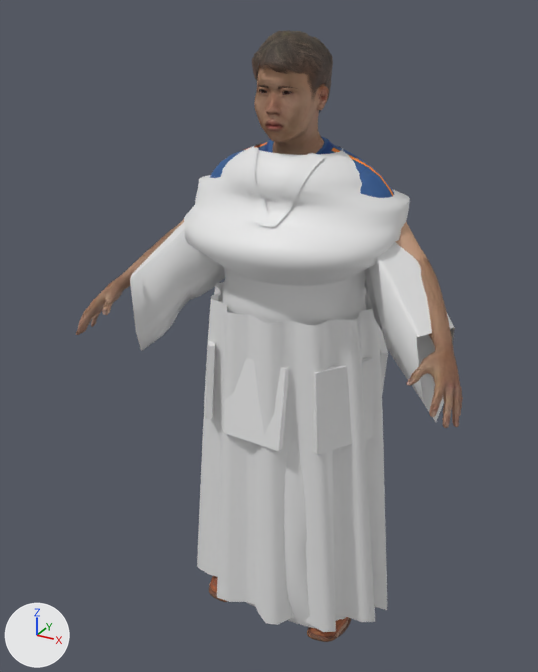
The glTF model HistoryShift/assets/characters/mh/m05.gltf, before and after one commit.
Rendered twice from a 50 mm camera at (0.826, -1.658, 1.662) aimed at (-0.052, -0.062, 0.865). Arrows for +X, +Y and +Z are at lower left; the lights stay in place. The first picture is the older version. Vertices at exactly the same position are counted once.

Objects in the first picture: 'm05.body', 'm05.eyebrow001', 'm05.male_casualsuit04', 'm05.short02', 'm05_bodyw', 'm05_garment_armor', 'm05_garment_eri', 'm05_garment_hakama', 'm05_garment_kosode', 'm05_garment_robe' and 1 more.
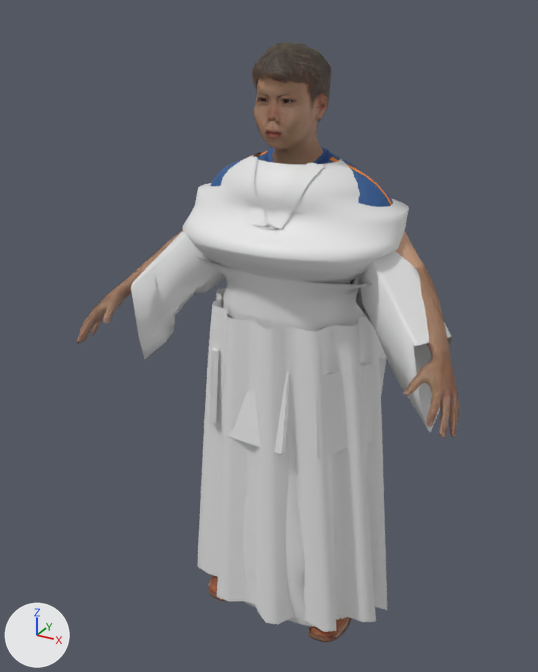
Changed parts and their boxes [x1, y1, x2, y2] in the pictures (538 x 672 px; the box of a moved part takes in the faces that stretch with it):
'm05_garment_kosode', reshaped: before [130, 143, 455, 422]; after [131, 152, 452, 433]
'm05_garment_armor', reshaped: before [205, 267, 388, 454]; after [196, 255, 386, 458]
'm05.body', reshaped: before [76, 67, 463, 637]; after [77, 75, 460, 638]
'm05.short02', reshaped: before [252, 30, 333, 112]; after [252, 42, 331, 122]
'm05.male_casualsuit04', reshaped: before [210, 137, 394, 198]; after [211, 147, 393, 284]
'm05.eyebrow001', deleted: before [260, 85, 293, 89]
'm05.eyebrow007', added: after [263, 94, 288, 97]
part 1 of me_base, moved or reshaped: before [76, 67, 463, 428]; after [77, 75, 460, 438]
part 4 of me_base_001, moved or reshaped (not visible afterwards): before [256, 65, 286, 154]
part 6 of me_do, moved or reshaped: before [379, 327, 388, 393]; after [378, 339, 386, 393]
part 7 of me_do, moved or reshaped: before [205, 341, 215, 419]; after [209, 347, 219, 423]
part 8 of me_do, moved or reshaped: before [223, 358, 289, 451]; after [226, 373, 289, 454]
part 9 of me_do, moved or reshaped: before [313, 357, 374, 454]; after [316, 361, 373, 458]
part 10 of me_do, moved or reshaped: before [223, 267, 366, 325]; after [196, 255, 372, 331]

The change, as a list of edits to the scene's bpy script:
```text
Add mat_m05_eyebrow007:
    mat_m05_eyebrow007 = bpy.data.materials.new('m05.eyebrow007')
    # uses the picture img_eyebrow007
Change me_base:
    remove me_base.from_pydata(...)  # 13380 vertices, 26756 faces; spans x -0.52..0.52, y -0.33..0.1, z 0.0..1.6
    add me_base.from_pydata(...)  # 13380 vertices, 26756 faces; spans x -0.52..0.52, y -0.33..0.09, z 0.0..1.58
    me_base part 1: 10968 of the vertices in x -0.52..0.52, y -0.33..0.1, z 0.28..1.6 are multiplied about their middle by the matrix ((0.992, 0.0, 0.0), (0.0, 0.998, 0.001), (0.0, 0.016, 0.998)), then moved by (0.0, 0.0, -0.02)
    other edits to the shape of me_base do not show in these pictures
Change me_male_casualsuit04:
    remove me_male_casualsuit04.from_pydata(...)  # 1696 vertices, 3240 faces; spans x -0.26..0.26, y -0.143..0.11, z 0.059..1.376
    add me_male_casualsuit04.from_pydata(...)  # 1696 vertices, 3240 faces; spans x -0.256..0.256, y -0.137..0.103, z 0.058..1.352
    me_male_casualsuit04 part 2: 1696 of 1696 vertices moved; they spanned x -0.26..0.26, y -0.143..0.11, z 0.059..1.376 and now span x -0.256..0.256, y -0.137..0.103, z 0.058..1.352; mean shift (0.0, -0.003, -0.013)
Change me_short02:
    remove me_short02.from_pydata(...)  # 1755 vertices, 3344 faces; spans x -0.09..0.085, y -0.154..0.065, z 1.413..1.617
    add me_short02.from_pydata(...)  # 1755 vertices, 3344 faces; spans x -0.088..0.083, y -0.154..0.061, z 1.392..1.593
    me_short02 part 3: 1755 of 1755 vertices moved; they spanned x -0.09..0.085, y -0.154..0.065, z 1.413..1.617 and now span x -0.088..0.083, y -0.154..0.061, z 1.392..1.593; mean shift (0.0, -0.003, -0.021)
Change me_base_001:
    remove me_base_001.from_pydata(...)  # 10475 vertices, 20784 faces; spans x -0.52..0.52, y -0.33..0.06, z 0.0..1.6
    add me_base_001.from_pydata(...)  # 10482 vertices, 20796 faces; spans x -0.52..0.52, y -0.33..0.06, z 0.0..1.58
    me_base_001 part 4: 558 vertices moved within x -0.08..0.08, y -0.14..0.06, z 1.22..1.54; 3088 vertices removed from x -0.11..0.11, y -0.15..0.06, z 1.21..1.6; 3095 vertices added at x -0.11..0.11, y -0.15..0.06, z 1.18..1.58
    other edits to the shape of me_base_001 do not show in these pictures
Change me_kosode_body:
    remove me_kosode_body.from_pydata(...)  # 1128 vertices, 2112 faces; spans x -0.449..0.449, y -0.254..0.152, z 0.769..1.354
    add me_kosode_body.from_pydata(...)  # 1128 vertices, 2112 faces; spans x -0.445..0.445, y -0.255..0.132, z 0.746..1.332
    me_kosode_body part 5: 1128 of 1128 vertices moved; they spanned x -0.449..0.449, y -0.254..0.152, z 0.769..1.354 and now span x -0.445..0.445, y -0.255..0.132, z 0.746..1.332; mean shift (0.0, -0.008, -0.019)
Change me_do:
    remove me_do.from_pydata(...)  # 272 vertices, 456 faces; spans x -0.259..0.259, y -0.236..0.205, z 0.637..1.096
    add me_do.from_pydata(...)  # 272 vertices, 456 faces; spans x -0.31..0.31, y -0.222..0.206, z 0.62..1.079
    me_do part 6: the loose piece of 8 vertices spanning x 0.153..0.259, y -0.011..0.155, z 0.637..0.858 is moved by (-0.005, 0.004, -0.017)
    me_do part 7: the loose piece of 8 vertices spanning x -0.259..-0.153, y -0.186..-0.02, z 0.637..0.858 is moved by (0.005, 0.01, -0.017)
    me_do part 8: the loose piece of 8 vertices spanning x -0.098..0.074, y -0.236..-0.179, z 0.638..0.858 is moved by (0.0, 0.014, -0.017)
    me_do part 9: the loose piece of 8 vertices spanning x 0.133..0.255, y -0.201..-0.039, z 0.637..0.858 is moved by (-0.005, 0.011, -0.017)
    me_do part 10: 224 of 272 vertices moved; they spanned x -0.211..0.211, y -0.193..0.165, z 0.868..1.096 and now span x -0.31..0.31, y -0.185..0.165, z 0.851..1.079; mean shift (0.0, -0.001, -0.017); largest move (0.203, -0.01, 1.096) -> (0.31, -0.016, 1.079)
    other edits to the shape of me_do do not show in these pictures
Remove ob_m05_eyebrow001:
    ob_m05_eyebrow001 = bpy.data.objects.new('m05.eyebrow001', me_eyebrow001)
Add ob_m05_eyebrow007:
    ob_m05_eyebrow007 = bpy.data.objects.new('m05.eyebrow007', me_eyebrow007)  # 124 vertices, 192 faces; spans x -0.05..0.05, y -0.1391..-0.1214, z 1.4811..1.4912
    ob_m05_eyebrow007.location = (0.0, 0.0, 0.0)
```
